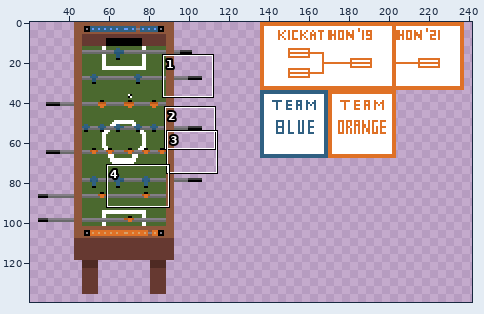
Sprite sheet: Kicker.png. The picture above shows the old version from afar; the outline marks the close-up.
Close-up. Before:
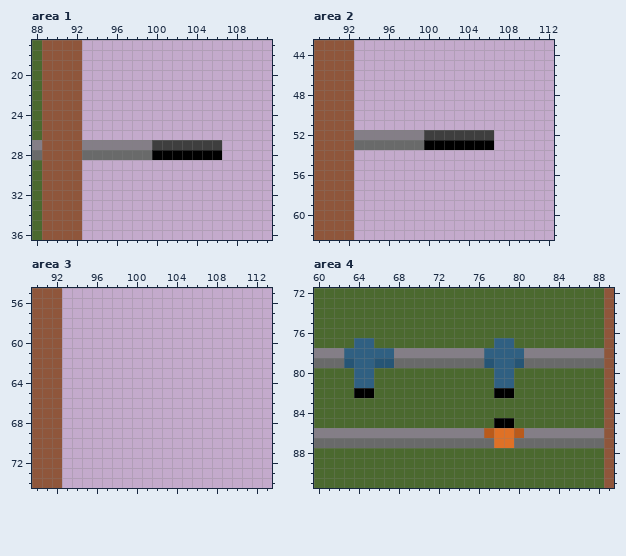
The file is 272x272 pixels. Shown: area 1: x 88..111, y 17..36; area 2: x 89..112, y 43..62; area 3: x 90..113, y 55..74; area 4: x 60..89, y 72..91. The wide view leaves out empty margins. The commit also changed other parts of the picture, which this record leaves out.
The result:
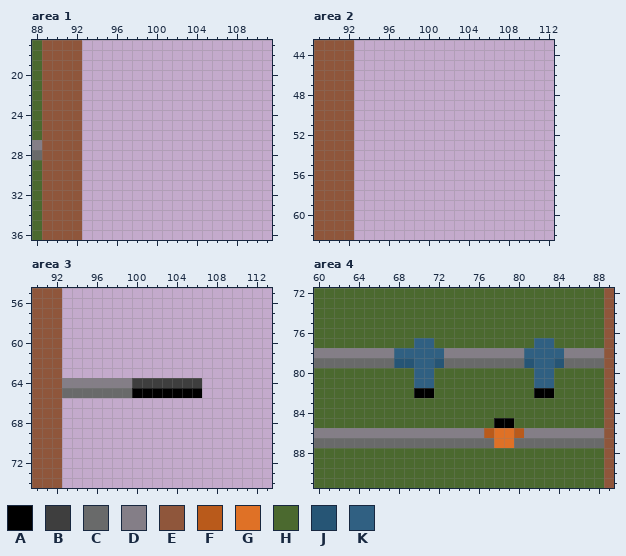
Palette (. is transparent): A #000000  B #3e3e3e  C #696a6a  D #847e87  E #8f563b  F #b95a1b  G #df7126  H #4b692f  J #265575  K #306082
Edits made:
--- area 1
@@ x 88..111 @@
 26 HEEEE...................
-27 DEEEEDDDDDDDBBBBBBB.....
-28 CEEEECCCCCCCAAAAAAA.....
+27 DEEEE...................
+28 CEEEE...................
 29 HEEEE...................
--- area 2
@@ x 89..112 @@
 51 EEEE....................
-52 EEEEDDDDDDDBBBBBBB......
-53 EEEECCCCCCCAAAAAAA......
+52 EEEE....................
+53 EEEE....................
 54 EEEE....................
--- area 3
@@ x 90..113 @@
 63 EEE.....................
-64 EEE.....................
-65 EEE.....................
+64 EEEDDDDDDDBBBBBBB.......
+65 EEECCCCCCCAAAAAAA.......
 66 EEE.....................
--- area 4
@@ x 60..89 @@
 76 HHHHHHHHHHHHHHHHHHHHHHHHHHHHHE
-77 HHHHKKHHHHHHHHHHHHKKHHHHHHHHHE
-78 DDDKKKKKDDDDDDDDDKKKKDDDDDDDDE
-79 CCCJKKJJCCCCCCCCCJKKJCCCCCCCCE
-80 HHHHKKHHHHHHHHHHHHKKHHHHHHHHHE
-81 HHHHKKHHHHHHHHHHHHKKHHHHHHHHHE
-82 HHHHAAHHHHHHHHHHHHAAHHHHHHHHHE
+77 HHHHHHHHHHKKHHHHHHHHHHKKHHHHHE
+78 DDDDDDDDKKKKKDDDDDDDDKKKKDDDDE
+79 CCCCCCCCJJKKJCCCCCCCCJKKJCCCCE
+80 HHHHHHHHHHKKHHHHHHHHHHKKHHHHHE
+81 HHHHHHHHHHKKHHHHHHHHHHKKHHHHHE
+82 HHHHHHHHHHAAHHHHHHHHHHAAHHHHHE
 83 HHHHHHHHHHHHHHHHHHHHHHHHHHHHHE
Boxes around the changes in both close-ups, in picture pixels (x1, y1, x2, y2):
erased: (82, 140, 222, 160)
erased: (354, 130, 494, 150)
added: (62, 378, 202, 398)
changed: (344, 338, 564, 398)
